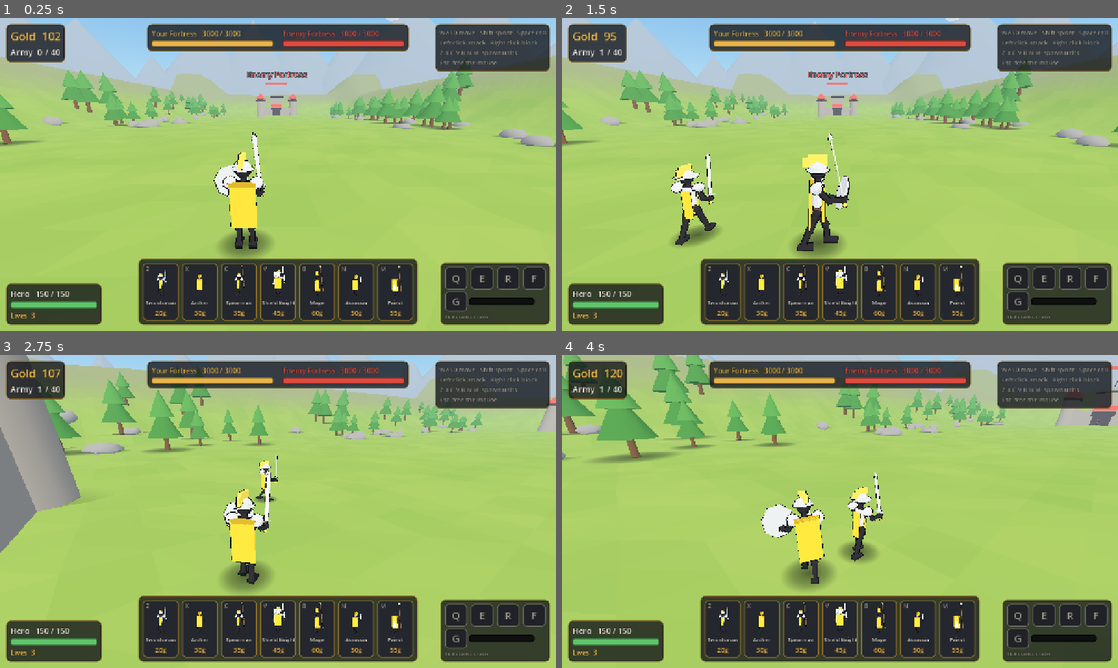
Above: before the commit, frames 1-4 (two rows, left to right).
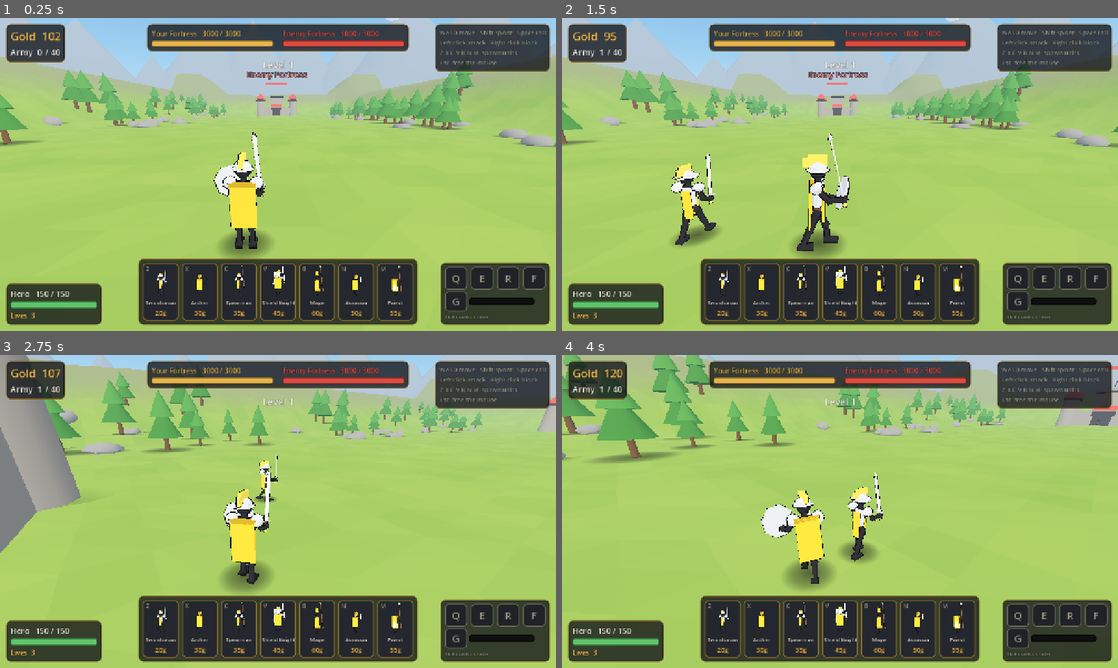
Above: after the commit, the same moments.

Repository: cronustjy-sketch/stick-legion
Game: Godot game, scene res://scenes/battle.tscn
Two runs of this game, one before a commit and one after it. Both use one fixed random seed, a clock stepped at 60 frames per second and the inputs below.
Inputs (mouse positions are in pixels of both pictures, inside the frame that each line leads up to):
- Up to frame 1 (0.25 s): no input
- Up to frame 2 (1.5 s): click "Z" at 0.5 s; tap Enter at 1.25 s; move the mouse to (962, 158) at 1.27 s; hold D (move_right) from 1.28 s (still down); click (962, 158) at 1.35 s
- Up to frame 3 (2.75 s): move the mouse to (250, 511) at 2.02 s; release D (move_right) at 2.03 s; hold W (move_forward) from 2.03 s (still down); right-click (250, 511) at 2.1 s; click (250, 511) at 2.17 s
- Up to frame 4 (4 s): keep holding W (move_forward); move the mouse to (851, 505) at 2.77 s; tap Space (dodge) at 2.85 s; click (851, 505) at 2.92 s; move the mouse to (834, 517) at 3.52 s; tap Shift (sprint) at 3.6 s; click (834, 517) at 3.67 s

The runs differ from the first frame. In frame 1, less than 0.1% of the frame differs, in the area x 47-53%, y 13-17%; in frame 2, less than 0.1%; in frame 3, less than 0.1%; in frame 4, less than 0.1%.

Commit message:
Step 6: Enemy spawner, win/lose screens, level progression
Co-Authored-By: Claude Sonnet 5.5 <noreply@anthropic.com>

Diff:
--- /dev/null
+++ b/data/levels.gd
@@ -0,0 +1,30 @@
+class_name LevelData
+extends RefCounted
+## Campaign level rules. Enemy strength = 1 + 0.11 x (level - 1) (see UnitData.level_multiplier).
+## Bosses (every 5th level) and the level-select map come in step 10.
+
+## [unit, first level it appears in the enemy army]
+const POOL_UNLOCK: Array = [
+	["swordsman", 1], ["spearman", 2], ["archer", 3], ["shield_knight", 4],
+	["mage", 6], ["assassin", 8], ["priest", 10],
+]
+
+
+static func pool(level: int) -> Array[String]:
+	var out: Array[String] = []
+	for e: Array in POOL_UNLOCK:
+		if level >= int(e[1]):
+			out.append(String(e[0]))
+	return out
+
+
+static func settings(level: int) -> Dictionary:
+	return {
+		"level": level,
+		"multiplier": UnitData.level_multiplier(level),
+		"start_gold": 40.0,
+		"income": 6.0 + 0.8 * float(level - 1),
+		"pop_cap": mini(40, 24 + 2 * level),
+		"interval": maxf(1.2, 3.0 - 0.1 * float(level)),
+		"pool": pool(level),
+	}
--- a/scripts/battle.gd
+++ b/scripts/battle.gd
@@ -11,10 +11,10 @@
 var hero_camera: HeroCamera
 var army: ArmyManager
 var hud: Hud
-var debug_auto_spawn: bool = true  # until the HUD (step 5) and enemy spawner (step 6) exist
+var level: int = 1
 var enemy_level: int = 1
-
-var _spawn_clock: float = 0.0
+var spawner: EnemySpawner
+var ended: bool = false
 
 var _clouds: Node3D
 var _rng: RandomNumberGenerator = RandomNumberGenerator.new()
@@ -41,22 +41,28 @@
 	hud.name = "Hud"
 	hud.battle = self
 	add_child(hud)
-	if OS.get_cmdline_user_args().has("--hud-test"):
+	_setup_level()
+	var args: PackedStringArray = OS.get_cmdline_user_args()
+	if args.has("--hud-test"):
 		var ht: HudAutotest = HudAutotest.new()
 		ht.battle = self
 		add_child(ht)
-	if OS.get_cmdline_user_args().has("--battle-test"):
-		debug_auto_spawn = false
+	if args.has("--battle-test"):
+		spawner.enabled = false
 		var bt: BattleAutotest = BattleAutotest.new()
 		bt.battle = self
 		add_child(bt)
-	if OS.get_cmdline_user_args().has("--hero-test"):
-		debug_auto_spawn = false
+	if args.has("--hero-test"):
+		spawner.enabled = false
 		_spawn_dummies()  # only the scripted hero test uses punching bags
-	if OS.get_cmdline_user_args().has("--hero-test"):
 		var test: HeroAutotest = HeroAutotest.new()
 		test.battle = self
 		add_child(test)
+	if args.has("--level-test"):
+		spawner.enabled = false
+		var lt: LevelAutotest = LevelAutotest.new()
+		lt.battle = self
+		add_child(lt)
 	if OS.is_debug_build() and not OS.has_feature("web"):
 		get_tree().create_timer(SHOT_DELAY).timeout.connect(_save_screenshot)
 
@@ -76,13 +82,6 @@
 
 
 func _process(delta: float) -> void:
-	if debug_auto_spawn:
-		_spawn_clock += delta
-		if _spawn_clock >= 2.5:
-			_spawn_clock = 0.0
-			for team: int in [1]:  # enemy only; the player buys units with gold
-				if get_tree().get_nodes_in_group("units_team%d" % team).size() < 14:
-					spawn_unit("swordsman", team)
 	if _clouds != null:
 		_clouds.rotation.y += deg_to_rad(0.35) * delta
 
@@ -266,3 +265,44 @@
 func spawn_wave(key: String, team: int, count: int) -> void:
 	for i: int in count:
 		spawn_unit(key, team, 6.0)
+
+
+# --- Level flow ---------------------------------------------------------------------------------------
+
+func _setup_level() -> void:
+	GameState.load_progress()
+	level = GameState.current_level
+	enemy_level = level
+	spawner = EnemySpawner.new()
+	spawner.name = "EnemySpawner"
+	spawner.setup(self, level)
+	add_child(spawner)
+	enemy_fortress.destroyed.connect(func(_t: int) -> void: _finish(true))
+	player_fortress.destroyed.connect(func(_t: int) -> void: _finish(false))
+	hero.out_of_lives.connect(func() -> void: _finish(false))
+
+
+func _finish(victory: bool) -> void:
+	if ended:
+		return
+	ended = true
+	if victory:
+		GameState.level_won(level)
+		_collapse(enemy_fortress)
+	else:
+		_collapse(player_fortress)
+	# Let the fortress fall for a moment before the result screen appears.
+	await get_tree().create_timer(1.6).timeout
+	var screen: EndScreen = EndScreen.new()
+	screen.name = "EndScreen"
+	screen.battle = self
+	add_child(screen)
+	screen.show_result(victory, level)
+
+
+func _collapse(f: Fortress) -> void:
+	if f.hp > 0.0:
+		return
+	var t: Tween = create_tween().set_parallel(true)
+	t.tween_property(f, "position:y", f.position.y - 4.0, 1.5).set_ease(Tween.EASE_IN)
+	t.tween_property(f, "rotation:z", 0.12, 1.5)
--- /dev/null
+++ b/scripts/end_screen.gd
@@ -0,0 +1,73 @@
+class_name EndScreen
+extends CanvasLayer
+## Victory / defeat overlay. Pauses the game; buttons reload the battle (retry / next level).
+
+var battle: Battle
+
+
+func show_result(victory: bool, level: int) -> void:
+	layer = 30
+	process_mode = Node.PROCESS_MODE_ALWAYS
+	get_tree().paused = true
+	Input.mouse_mode = Input.MOUSE_MODE_VISIBLE
+	var dim: ColorRect = ColorRect.new()
+	dim.color = Color(0, 0, 0, 0.62)
+	add_child(dim)
+	dim.set_anchors_and_offsets_preset(Control.PRESET_FULL_RECT)
+	var panel: PanelContainer = PanelContainer.new()
+	var sb: StyleBoxFlat = StyleBoxFlat.new()
+	sb.bg_color = Color(0.07, 0.08, 0.1, 0.96)
+	sb.border_color = Color("e8b44a") if victory else Color("de4b3f")
+	sb.set_border_width_all(3)
+	sb.set_corner_radius_all(12)
+	sb.set_content_margin_all(28)
+	panel.add_theme_stylebox_override("panel", sb)
+	add_child(panel)
+	panel.anchor_left = 0.5
+	panel.anchor_right = 0.5
+	panel.anchor_top = 0.5
+	panel.anchor_bottom = 0.5
+	panel.grow_horizontal = Control.GROW_DIRECTION_BOTH
+	panel.grow_vertical = Control.GROW_DIRECTION_BOTH
+	var v: VBoxContainer = VBoxContainer.new()
+	v.add_theme_constant_override("separation", 14)
+	panel.add_child(v)
+	var title: Label = _label("VICTORY" if victory else "DEFEAT", 64, Color("e8b44a") if victory else Color("de4b3f"))
+	title.horizontal_alignment = HORIZONTAL_ALIGNMENT_CENTER
+	v.add_child(title)
+	var sub: Label = _label(("Level %d cleared. The enemy fortress has fallen." if victory else "Level %d lost. Your fortress fell or your hero is out of lives.") % level, 20, Color("f1ede2"))
+	sub.horizontal_alignment = HORIZONTAL_ALIGNMENT_CENTER
+	v.add_child(sub)
+	var row: HBoxContainer = HBoxContainer.new()
+	row.alignment = BoxContainer.ALIGNMENT_CENTER
+	row.add_theme_constant_override("separation", 16)
+	v.add_child(row)
+	if victory:
+		row.add_child(_button("Next Level", func() -> void: _go(level + 1)))
+	row.add_child(_button("Retry", func() -> void: _go(level)))
+
+
+func _go(level: int) -> void:
+	GameState.current_level = level
+	get_tree().paused = false
+	get_tree().reload_current_scene()
+
+
+func _button(text: String, on_press: Callable) -> Button:
+	var b: Button = Button.new()
+	b.text = text
+	b.name = text.replace(" ", "")
+	b.custom_minimum_size = Vector2(190, 56)
+	b.add_theme_font_size_override("font_size", 24)
+	b.pressed.connect(on_press)
+	return b
+
+
+func _label(text: String, size: int, color: Color) -> Label:
+	var l: Label = Label.new()
+	l.text = text
+	l.add_theme_font_size_override("font_size", size)
+	l.add_theme_color_override("font_color", color)
+	l.add_theme_color_override("font_outline_color", Color(0, 0, 0, 0.8))
+	l.add_theme_constant_override("outline_size", 4)
+	return l
--- /dev/null
+++ b/scripts/enemy_spawner.gd
@@ -0,0 +1,49 @@
+class_name EnemySpawner
+extends Node
+## The enemy "player": earns gold, then buys units from the level's pool at its fortress, up to its population cap.
+
+var battle: Battle
+var settings: Dictionary
+var gold: float = 0.0
+var enabled: bool = true
+
+var _clock: float = 0.0
+
+
+func setup(b: Battle, level: int) -> void:
+	battle = b
+	settings = LevelData.settings(level)
+	gold = float(settings.start_gold)
+
+
+func _process(delta: float) -> void:
+	if not enabled or not battle.enemy_fortress.is_alive():
+		return
+	gold += float(settings.income) * delta
+	_clock += delta
+	if _clock < float(settings.interval):
+		return
+	_clock = 0.0
+	var pop: int = 0
+	for n: Node in get_tree().get_nodes_in_group("units_team1"):
+		pop += int(UnitData.STATS[(n as Unit).key].pop)
+	# Cheap units are picked more often than expensive ones.
+	var options: Array[String] = []
+	var weights: Array[float] = []
+	var total: float = 0.0
+	for key: String in settings.pool:
+		var s: Dictionary = UnitData.STATS[key]
+		if float(s.cost) <= gold and pop + int(s.pop) <= int(settings.pop_cap):
+			options.append(key)
+			var w: float = 100.0 / float(s.cost)
+			weights.append(w)
+			total += w
+	if options.is_empty():
+		return
+	var roll: float = randf() * total
+	for i: int in options.size():
+		roll -= weights[i]
+		if roll <= 0.0 or i == options.size() - 1:
+			gold -= float(UnitData.STATS[options[i]].cost)
+			battle.spawn_unit(options[i], 1)
+			return
--- /dev/null
+++ b/scripts/game_state.gd
@@ -0,0 +1,25 @@
+class_name GameState
+extends RefCounted
+## Progress that survives scene reloads: the level being played and the highest level unlocked (saved to disk).
+
+const SAVE_PATH: String = "user://stick_legion.cfg"
+
+static var current_level: int = 1
+static var highest_unlocked: int = 1
+static var _loaded: bool = false
+
+
+static func load_progress() -> void:
+	if _loaded:
+		return
+	_loaded = true
+	var cfg: ConfigFile = ConfigFile.new()
+	if cfg.load(SAVE_PATH) == OK:
+		highest_unlocked = int(cfg.get_value("progress", "highest_unlocked", 1))
+
+
+static func level_won(level: int) -> void:
+	highest_unlocked = maxi(highest_unlocked, level + 1)
+	var cfg: ConfigFile = ConfigFile.new()
+	cfg.set_value("progress", "highest_unlocked", highest_unlocked)
+	cfg.save(SAVE_PATH)
--- a/scripts/hero.gd
+++ b/scripts/hero.gd
@@ -323,3 +323,10 @@
 
 func nearest_point(_from: Vector3) -> Vector3:
 	return global_position
+
+
+## Seconds until the hero is back on the field (0 when alive).
+func respawn_remaining() -> float:
+	if state != State.DEAD:
+		return 0.0
+	return maxf(float(HeroData.STATS.respawn_time) - _dead_t, 0.0)
--- a/scripts/hud.gd
+++ b/scripts/hud.gd
@@ -22,6 +22,8 @@
 var _hero_label: Label
 var _lives_label: Label
 var _toast: Label
+var _level_label: Label
+var _respawn_label: Label
 var _toast_tween: Tween
 var _buttons: Dictionary = {}  # unit key -> {"button": Button, "cost": Label}
 
@@ -44,6 +46,13 @@
 	_toast.mouse_filter = Control.MOUSE_FILTER_IGNORE
 	root.add_child(_toast)
 	_anchor(_toast, 0.5, 1.0, 190.0)
+	_level_label = _label("Level %d" % battle.level, 22, TEXT)
+	root.add_child(_level_label)
+	_anchor(_level_label, 0.5, 0.0, 92.0)
+	_respawn_label = _label("", 34, RED)
+	_respawn_label.mouse_filter = Control.MOUSE_FILTER_IGNORE
+	root.add_child(_respawn_label)
+	_anchor(_respawn_label, 0.5, 0.5, 0.0)
 	_connect_signals()
 
 
@@ -73,6 +82,8 @@
 
 
 func _process(_delta: float) -> void:
+	var wait: float = battle.hero.respawn_remaining()
+	_respawn_label.text = "Respawning in %d" % ceili(wait) if wait > 0.0 else ""
 	for key: String in _buttons:
 		var affordable: bool = battle.army.why_not(key) == ""
 		var b: Button = _buttons[key].button
--- /dev/null
+++ b/scripts/level_autotest.gd
@@ -0,0 +1,58 @@
+class_name LevelAutotest
+extends Node
+## Scripted level-flow check for step 6 (debug only):  godot --path . -- --level-test
+## Runs over several scene reloads (stage kept in a static), prints LEVEL-TEST results.
+
+static var stage: int = 0
+
+var battle: Battle
+
+
+func _ready() -> void:
+	_run()
+
+
+func _wait(s: float) -> void:
+	await get_tree().create_timer(s, true, false, true).timeout
+
+
+func _shot(shot_name: String) -> void:
+	await RenderingServer.frame_post_draw
+	DebugShot.save(get_viewport(), "step6_" + shot_name)
+
+
+func _run() -> void:
+	battle.hero.mouse_gate = false
+	await _wait(0.5)
+	match stage:
+		0:
+			print("LEVEL-TEST stage 0: level=", battle.level, " enemy multiplier=", battle.enemy_level, " pool=", LevelData.pool(battle.level))
+			# Let the real enemy spawner work for a while (speed it up).
+			battle.spawner.enabled = true
+			Engine.time_scale = 4.0
+			await get_tree().create_timer(40.0).timeout
+			Engine.time_scale = 1.0
+			var n: int = get_tree().get_nodes_in_group("units_team1").size()
+			print("LEVEL-TEST enemy units after 40 game-seconds: ", n, " spawner gold left: ", int(battle.spawner.gold))
+			await _shot("enemy_army")
+			battle.spawner.enabled = false
+			stage = 1
+			battle.enemy_fortress.take_damage(99999.0)  # win
+			await _wait(2.4)
+			await _shot("victory")
+			print("LEVEL-TEST ended=", battle.ended, " highest_unlocked=", GameState.highest_unlocked)
+			var next: Button = battle.get_node("EndScreen").find_child("NextLevel", true, false) as Button
+			next.pressed.emit()
+		1:
+			print("LEVEL-TEST stage 1: level=", battle.level, " multiplier=", snappedf(UnitData.level_multiplier(battle.level), 0.01), " pool=", LevelData.pool(battle.level))
+			var u: Unit = battle.spawn_unit("swordsman", 1)
+			print("LEVEL-TEST enemy swordsman hp at level 2: ", u.max_hp, " (base 60 x 1.11 = 66.6)")
+			stage = 2
+			battle.player_fortress.take_damage(99999.0)  # lose
+			await _wait(2.4)
+			await _shot("defeat")
+			var retry: Button = battle.get_node("EndScreen").find_child("Retry", true, false) as Button
+			retry.pressed.emit()
+		2:
+			print("LEVEL-TEST stage 2 (after Retry): level=", battle.level, " player fortress hp=", battle.player_fortress.hp, " ended=", battle.ended)
+			get_tree().quit()
Not shown, added: data/levels.gd.uid
Binary file added: screenshots/step6_defeat.png
Binary file added: screenshots/step6_enemy_army.png
Binary file added: screenshots/step6_victory.png
Not shown, added: scripts/end_screen.gd.uid
Not shown, added: scripts/enemy_spawner.gd.uid
Not shown, added: scripts/game_state.gd.uid
Not shown, added: scripts/level_autotest.gd.uid
Not shown, changed: PROGRESS.md
